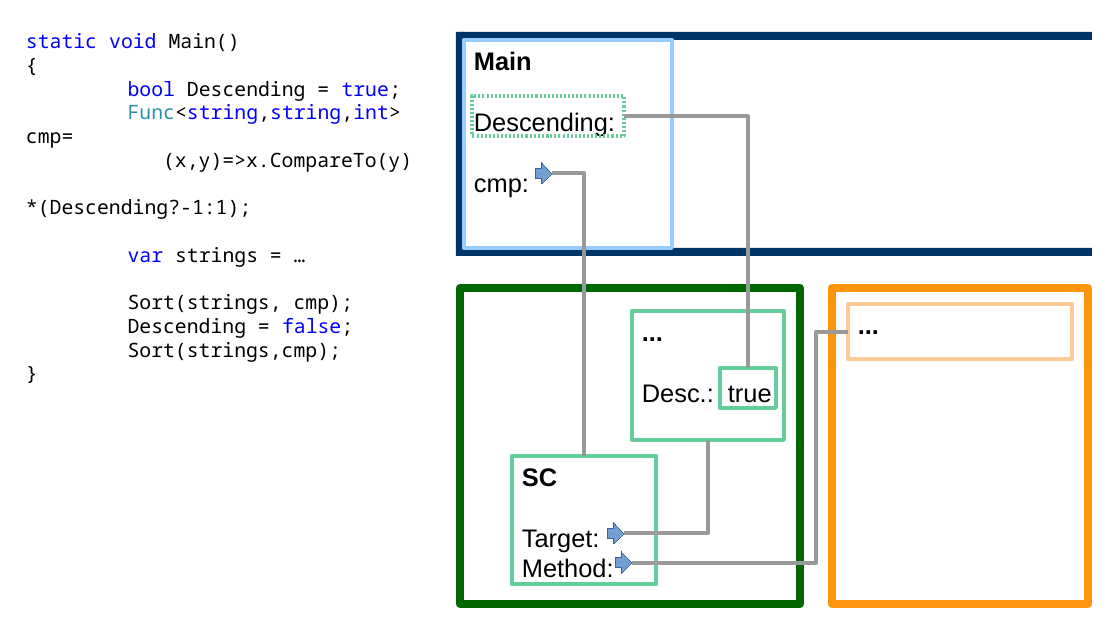
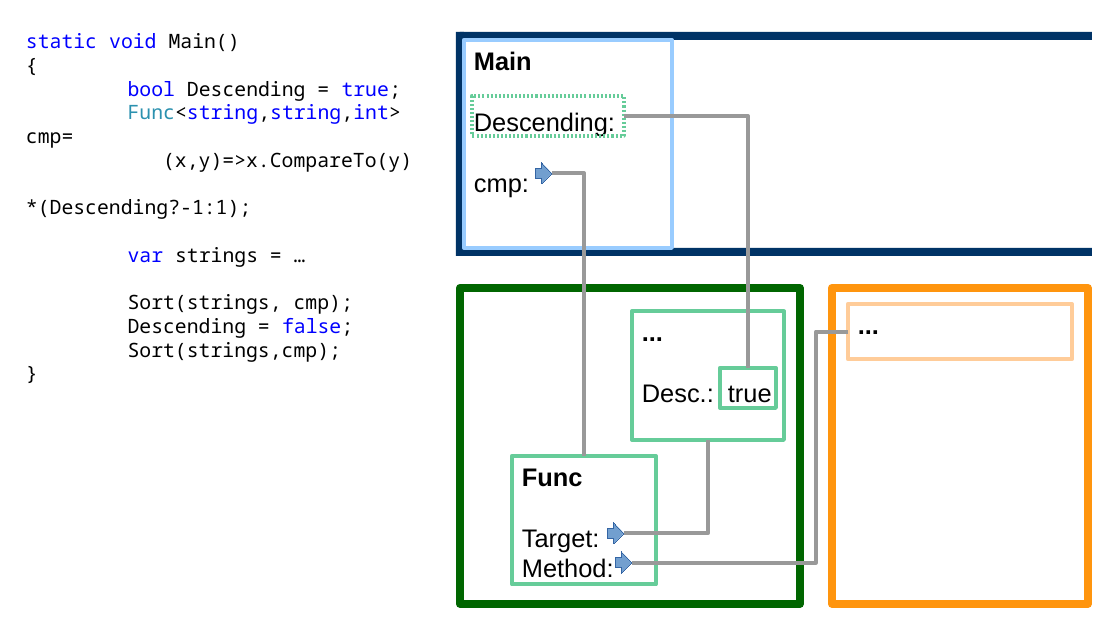
Before and after one commit to okulovsky/BasicProgramming, a slide deck: slide 1 of CS/Lecture17/S11 - Карта памяти.odp. Drawn at 1120x630 pixels with LibreOffice and Linux fonts; fonts in the diff are those of the drawing. Boxes give left, top, right and bottom in pixels: in the first picture for what was removed or moved away, otherwise in the second. Text is boxed around its words. In the diff, an @@ line names an element or a change of style, - is before the commit and + after.

```diff
--- a/CS/Lecture17/S11 - Карта памяти.odp
+++ b/CS/Lecture17/S11 - Карта памяти.odp
@@ text at (522,468,583,487): text changed @@
-SC
+Func
```
Also in this commit, not shown: 3 other files.
